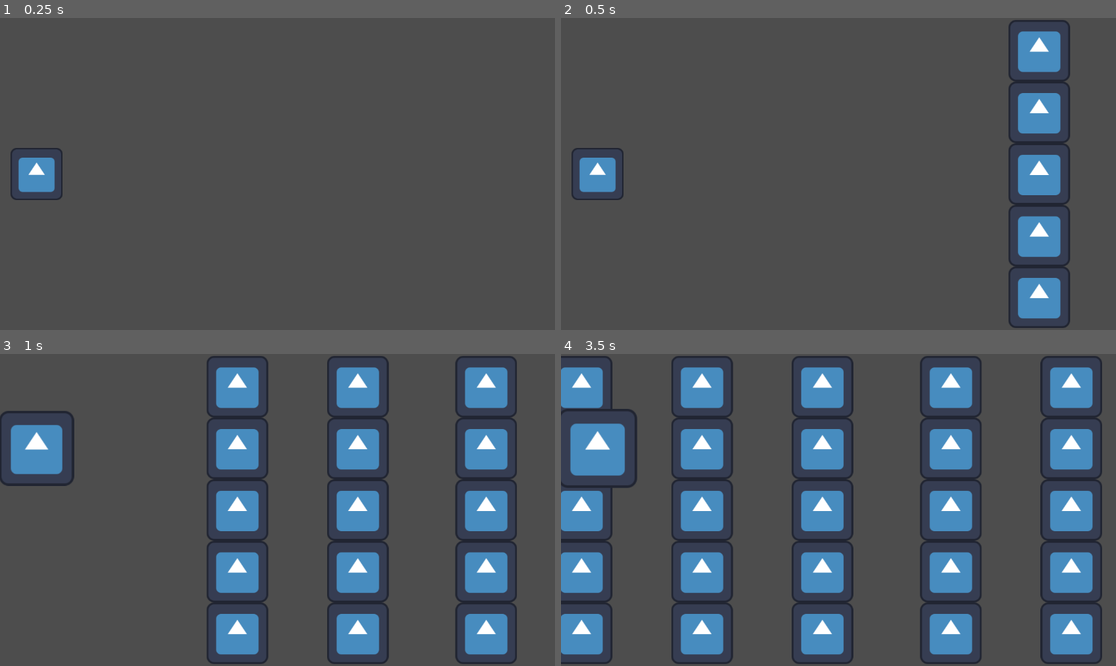
Above: before the commit, frames 1-4 (two rows, left to right).
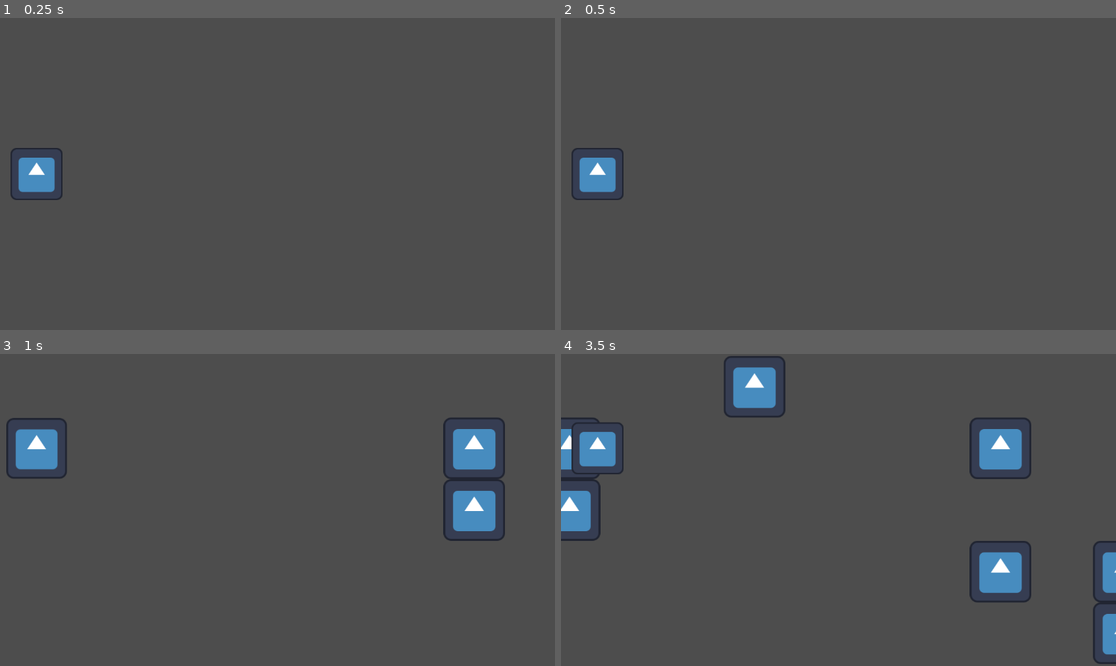
Above: after the commit, the same moments.

Repository: Shuisho10/Flee-3
Game: Godot game, scene res://res/scenes/core/ingame.tscn
Same seed, same stepped clock (60 frames per second), same inputs: the game is played once before the commit and once after it. The engine's default icon, where the game draws it, is replaced by a stand-in: a white triangle on a blue panel in a dark square.
Inputs:
- Up to frame 1 (0.25 s): no input
- Up to frame 2 (0.5 s): no input
- Up to frame 3 (1 s): hold W (button_up) from 0.53 s (still down); hold Space (button_jump) from 0.53 s (still down)
- Up to frame 4 (3.5 s): release W (button_up) at 1.28 s; release Space (button_jump) at 1.28 s; hold S (button_down) 1.28-2.03 s; tap Space (button_jump) at 1.35, 1.52, 1.82, 2.85, 3.02, 3.32 s; hold Space (button_jump) 2.03-2.78 s; hold W (button_up) from 2.03 s (still down)

Frame 1 is identical in both runs. In frame 2, 6.5% of the frame differs, in the area x 80-92%, y 0-100%; in frame 3, 20%; in frame 4, 36%, in the area x 0-100%, y 0-100%.

Commit message:
Scoring and Game over system
- Added time based scoring
- Added game freeze when game is over
- Added a way to reset scene
- Reworked jumping animation
- Fixed invencibility

Diff:
--- a/project.godot
+++ b/project.godot
@@ -43,6 +43,19 @@
 , Object(InputEventJoypadButton,"resource_local_to_scene":false,"resource_name":"","device":-1,"button_index":0,"pressure":0.0,"pressed":false,"script":null)
 ]
 }
+button_reset={
+"deadzone": 0.5,
+"events": [Object(InputEventKey,"resource_local_to_scene":false,"resource_name":"","device":-1,"window_id":0,"alt_pressed":false,"shift_pressed":false,"ctrl_pressed":false,"meta_pressed":false,"pressed":false,"keycode":0,"physical_keycode":82,"key_label":0,"unicode":114,"echo":false,"script":null)
+, Object(InputEventJoypadButton,"resource_local_to_scene":false,"resource_name":"","device":-1,"button_index":1,"pressure":0.0,"pressed":false,"script":null)
+]
+}
+
+[layer_names]
+
+2d_physics/layer_1="Player"
+2d_physics/layer_2="Obstacles"
+2d_physics/layer_3="Enemies"
+2d_physics/layer_4="Pickups"
 
 [rendering]
 
--- a/res/scenes/core/ingame.tscn
+++ b/res/scenes/core/ingame.tscn
@@ -17,8 +17,8 @@
 
 [node name="TestLevel" type="Node2D" parent="." node_paths=PackedStringArray("chunk_pool")]
 script = ExtResource("2_m3l23")
-chunk_pool = [NodePath("Data/Chunks/L Shape Chunk")]
-speed = 1000.0
+chunk_pool = [NodePath("Data/Chunks/Random Chunk")]
+speed = 500.0
 
 [node name="Data" type="Node2D" parent="TestLevel"]
 visible = false
@@ -27,6 +27,7 @@
 
 [node name="Random Chunk" parent="TestLevel/Data/Chunks" node_paths=PackedStringArray("obs_pool") instance=ExtResource("3_exxyn")]
 obs_pool = [NodePath("../../Obstacles/Normal Obstacle")]
+frequency = 0.216
 
 [node name="L Shape Chunk" parent="TestLevel/Data/Chunks" instance=ExtResource("4_3105g")]
 position = Vector2(0, 1000)
@@ -47,6 +48,21 @@
 [node name="Normal Obstacle5" parent="TestLevel/Data/Chunks/L Shape Chunk" instance=ExtResource("4_dqd1q")]
 position = Vector2(0, -256)
 
+[node name="L Shape Chunk2" parent="TestLevel/Data/Chunks" instance=ExtResource("4_3105g")]
+position = Vector2(1000, 2000)
+chunk_length = 2
+
+[node name="Normal Obstacle" parent="TestLevel/Data/Chunks/L Shape Chunk2" instance=ExtResource("4_dqd1q")]
+
+[node name="Normal Obstacle2" parent="TestLevel/Data/Chunks/L Shape Chunk2" instance=ExtResource("4_dqd1q")]
+position = Vector2(128, 128)
+
+[node name="Normal Obstacle3" parent="TestLevel/Data/Chunks/L Shape Chunk2" instance=ExtResource("4_dqd1q")]
+position = Vector2(0, 256)
+
+[node name="Normal Obstacle4" parent="TestLevel/Data/Chunks/L Shape Chunk2" instance=ExtResource("4_dqd1q")]
+position = Vector2(128, -128)
+
 [node name="Obstacles" type="Node2D" parent="TestLevel/Data"]
 
 [node name="Normal Obstacle" parent="TestLevel/Data/Obstacles" instance=ExtResource("4_dqd1q")]
--- a/res/scenes/core/player.tscn
+++ b/res/scenes/core/player.tscn
@@ -37,6 +37,9 @@
 "jump": SubResource("Animation_6qrqj")
 }
 
+[sub_resource type="RectangleShape2D" id="RectangleShape2D_ckoag"]
+size = Vector2(80, 80)
+
 [node name="Player" type="Sprite2D"]
 scale = Vector2(0.85, 0.85)
 texture = ExtResource("1_4t0if")
@@ -47,3 +50,14 @@
 libraries = {
 "": SubResource("AnimationLibrary_v53hp")
 }
+
+[node name="Hitbox" type="Area2D" parent="."]
+unique_name_in_owner = true
+collision_mask = 6
+
+[node name="CollisionShape2D" type="CollisionShape2D" parent="Hitbox"]
+position = Vector2(-1.17647, -0.588238)
+scale = Vector2(1, 1)
+shape = SubResource("RectangleShape2D_ckoag")
+
+[connection signal="area_shape_entered" from="Hitbox" to="." method="_on_area_2d_area_shape_entered"]
--- a/res/scenes/obstacles/normal_obstacle.tscn
+++ b/res/scenes/obstacles/normal_obstacle.tscn
@@ -8,8 +8,9 @@
 [node name="Normal Obstacle" type="Sprite2D"]
 texture = ExtResource("1_hkf42")
 
-[node name="StaticBody2D" type="StaticBody2D" parent="."]
+[node name="Area2D" type="Area2D" parent="."]
+collision_layer = 2
 
-[node name="CollisionShape2D" type="CollisionShape2D" parent="StaticBody2D"]
+[node name="CollisionShape2D" type="CollisionShape2D" parent="Area2D"]
 position = Vector2(0.5, 0)
 shape = SubResource("RectangleShape2D_ymqmk")
--- a/src/core/Player.gd
+++ b/src/core/Player.gd
@@ -1,28 +1,30 @@
 extends Sprite2D
+signal player_hit
 
 @export var current_scene : Scroller
+@onready var _anim_player: AnimationPlayer = %AnimationPlayer
+@onready var _anim_jump: Animation = _anim_player.get_animation("jump")
 
 var lane: int = 0
 var locked_movement: bool = false
 var jumping: bool = false
 var side_jump: bool = false
-@onready var _anim_player: AnimationPlayer = %AnimationPlayer
-@onready var _anim_jump: Animation = _anim_player.get_animation("jump")
 
-#Move player to lane
 func _process(delta: float):
-	position.y = lerpf(position.y, lane * current_scene.obs_size.y, clampf(delta * current_scene.speed / 20,0,1))
-	if Input.is_action_pressed("button_jump"):
-		jump()
-	else:
-		_anim_jump.loop_mode = Animation.LOOP_NONE
-	if not jumping or side_jump:
-		if Input.is_action_just_pressed("button_down"):
-			move_up()
-			side_jump = false
-		if Input.is_action_just_pressed("button_up"):
-			move_down()
-			side_jump = false
+	if current_scene.running:
+		position.y = lerpf(position.y, lane * current_scene.obs_size.y, clampf(delta * current_scene.speed / 20,0,1))
+		if Input.is_action_pressed("button_jump"):
+			jump()
+		else:
+			_anim_jump.loop_mode = Animation.LOOP_NONE
+		if not jumping or side_jump:
+			if Input.is_action_just_pressed("button_down"):
+				move_up()
+				side_jump = false
+			if Input.is_action_just_pressed("button_up"):
+				move_down()
+				side_jump = false
+
 
 
 func jump():
@@ -45,3 +47,18 @@
 
 func end_jump():
 	jumping=false
+	%Hitbox.monitoring = true
+	if %Hitbox.get_overlapping_areas():
+		game_over()
+
+func _input(_e):
+	if Input.is_action_just_pressed("button_reset"):
+		get_tree().reload_current_scene()
+
+func game_over():
+	current_scene.game_over()
+	_anim_player.stop()
+
+func _on_area_2d_area_shape_entered(_area_rid, _area, _area_shape_index, _local_shape_index):
+	if not jumping:
+		game_over()
--- a/src/core/Scroller.gd
+++ b/src/core/Scroller.gd
@@ -5,25 +5,35 @@
 @export var chunk_pool: Array[Node2D]
 @export var speed: float = 100
 
+var running: bool = true
 var scrolled: float = 0
 var lane_size:int = 2
 var obs_count:int = 0
+var points:int = 0
 var obs_size: Vector2 = Vector2(128,128)
 var _chunk_spawn_distance :int = 650
 var _wait: int = 0
+var _point_timer: Timer
 var rng: RandomNumberGenerator
 
 func _init():
 	rng = RandomNumberGenerator.new()
 	Engine.max_fps = 120
+	_point_timer = Timer.new()
+	add_child(_point_timer)
+	_point_timer.wait_time = 1.0
+	_point_timer.autostart = true
+	_point_timer.timeout.connect(score_by_sec)
+
 
 func _process(delta: float):
-	scrolled += delta*speed
-	if obs_count<floor((scrolled)/obs_size.x):
-		obs_count = int((scrolled)/obs_size.x)
-		emit_signal("next_obstacle")
-		_spawn()
-		_wait-=1
+	if running:
+		scrolled += delta*speed
+		if obs_count<floor((scrolled)/obs_size.x):
+			obs_count = int((scrolled)/obs_size.x)
+			emit_signal("next_obstacle")
+			_spawn()
+			_wait-=1
 
 func _spawn():
 	if _wait<0:
@@ -34,7 +44,13 @@
 		new_chunk.position = Vector2(_chunk_spawn_distance,0)
 		_wait = new_chunk.chunk_length
 
+func score_by_sec():
+	points += 1
+
 func time_per_obsticle():
 	return obs_size.x/speed
 
-#spawn at next obstacle/pattern based generation/obstacle culling
+func game_over():
+	_point_timer.stop()
+	running = false
+	speed = 0
Not shown, changed: res/ideas.txt
Not shown: 1 places in res/scenes/core/player.tscn that only renumber resources
